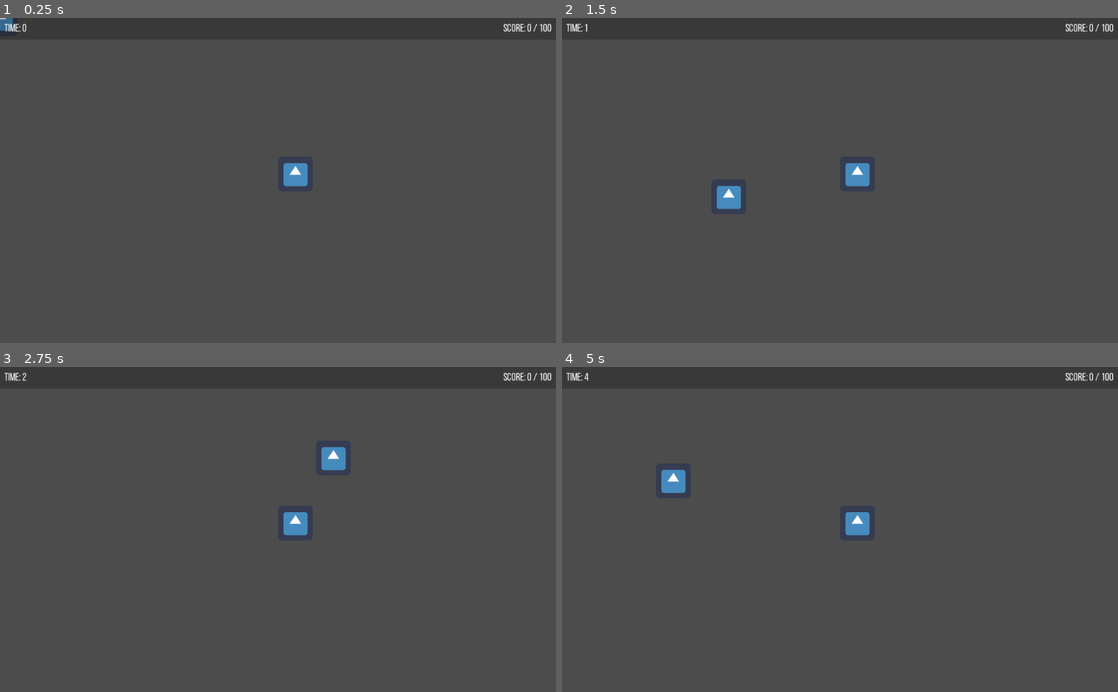
Above: before the commit, frames 1-4 (two rows, left to right).
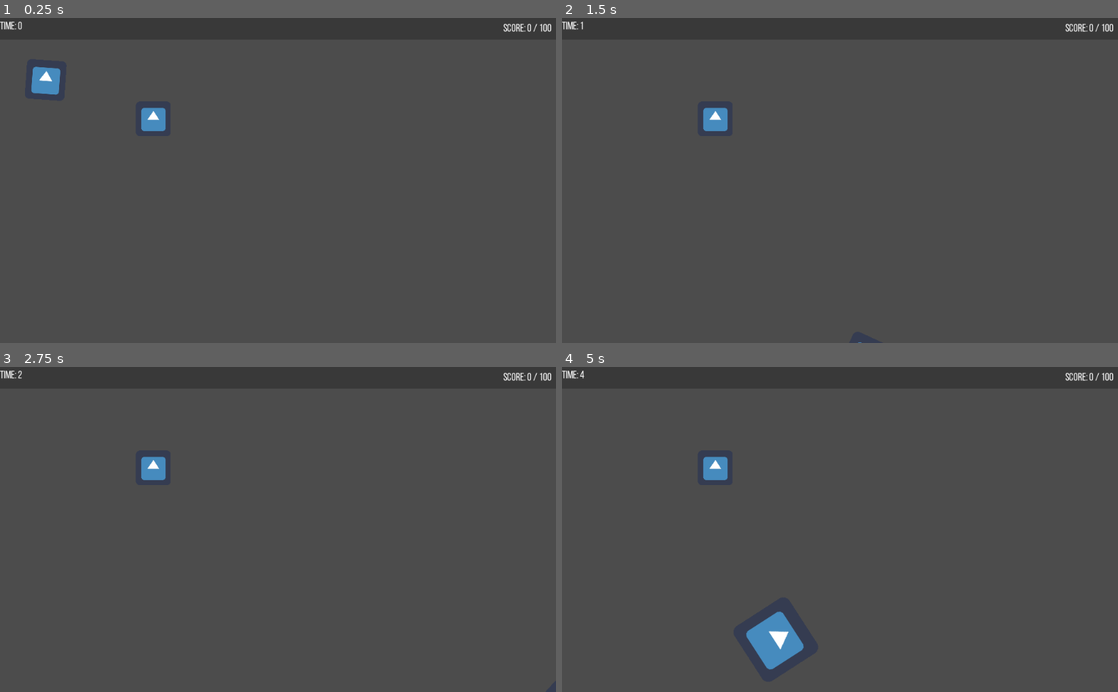
Above: after the commit, the same moments.

Repository: wyemicha/Exercise-02a-Node2D
Game: Godot game, scene res://Game.tscn
The game is run twice, just before and just after one commit, with the same random seed, the same clock (stepped at 60 frames per second) and the same inputs. The engine's default icon, where the game draws it, is replaced by a stand-in: a white triangle on a blue panel in a dark square.
Inputs (mouse positions are in pixels of both pictures, inside the frame that each line leads up to):
- Up to frame 1 (0.25 s): no input
- Up to frame 2 (1.5 s): move the mouse to (962, 164) at 0.52 s; tap Enter at 1.25 s; move the mouse to (728, 196) at 1.27 s
- Up to frame 3 (2.75 s): tap Space at 2 s; move the mouse to (333, 458) at 2.02 s
- Up to frame 4 (5 s): tap Enter at 2.75 s; move the mouse to (812, 594) at 2.77 s; move the mouse to (1006, 578) at 3.52 s; move the mouse to (673, 480) at 4.27 s

The runs differ from the first frame. In frame 1, 1.2% of the frame differs, in the area x 0-56%, y 0-52%; in frame 2, 1.0%; in frame 3, 1.0%; in frame 4, 2.1%, in the area x 0-56%, y 1-94%.

Commit message:
Complete my first Godot game

Diff:
--- a/Game.tscn
+++ b/Game.tscn
@@ -12,7 +12,7 @@
 extents = Vector2( 32, 32 )
 
 [sub_resource type="RectangleShape2D" id=2]
-extents = Vector2( 32, 32 )
+extents = Vector2( 85.3544, 4.33832 )
 
 [sub_resource type="DynamicFont" id=3]
 size = 20
@@ -29,7 +29,7 @@
 [node name="Game" type="Node2D"]
 
 [node name="Target" type="Area2D" parent="."]
-position = Vector2( 544, 288 )
+position = Vector2( 282.37, 186.177 )
 script = ExtResource( 2 )
 __meta__ = {
 "_edit_group_": true
@@ -49,10 +49,12 @@
 script = ExtResource( 3 )
 
 [node name="Sprite" type="Sprite" parent="Node2D/Player"]
+position = Vector2( 22.6274, 16.9705 )
 scale = Vector2( 0.5, 0.5 )
 texture = ExtResource( 1 )
 
 [node name="CollisionShape2D" type="CollisionShape2D" parent="Node2D/Player"]
+position = Vector2( 2.82841, 5.6568 )
 shape = SubResource( 2 )
 
 [node name="HUD" type="Control" parent="."]
@@ -68,9 +70,10 @@
 color = Color( 0, 0, 0, 0.25098 )
 
 [node name="Time" type="Label" parent="HUD"]
-margin_left = 8.0
-margin_right = 512.0
-margin_bottom = 40.0
+margin_left = -0.485245
+margin_top = -4.24261
+margin_right = 503.515
+margin_bottom = 35.7574
 custom_fonts/font = SubResource( 3 )
 text = "Time: 0"
 valign = 1
--- a/Node2D/Node2D.gd
+++ b/Node2D/Node2D.gd
@@ -8,13 +8,15 @@
 onready var global = get_node("/root/Global")
 
 func translating(px,py,amount):
-	pass
+	position.x = sin(px)*amount
+	position.y = sin(py)*amount
 
 func rotating(rad):
-	pass
+	rotation = sin(rot_steps)
 
 func scaling(amount):
-	pass
+	scale.x = sin(amount) + 1.1
+	scale.y = sin(amount) + 1.1
 
 
 func _physics_process(delta):
@@ -23,3 +25,7 @@
 	translating(posx_steps,posy_steps,600)
 	rotating(rot_steps)
 	scaling(scale_steps)
+	posx_steps += 0.007
+	posy_steps += 0.011
+	scale_steps += 0.003
+	rot_steps += 0.005
